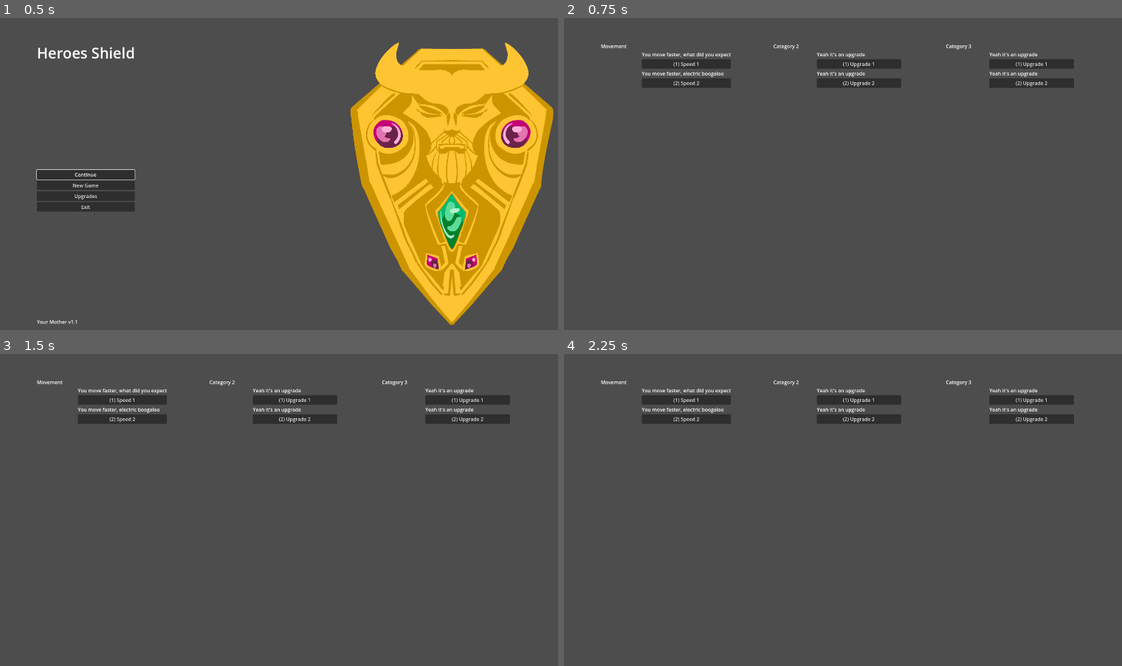
Above: before the commit, frames 1-4 (two rows, left to right).
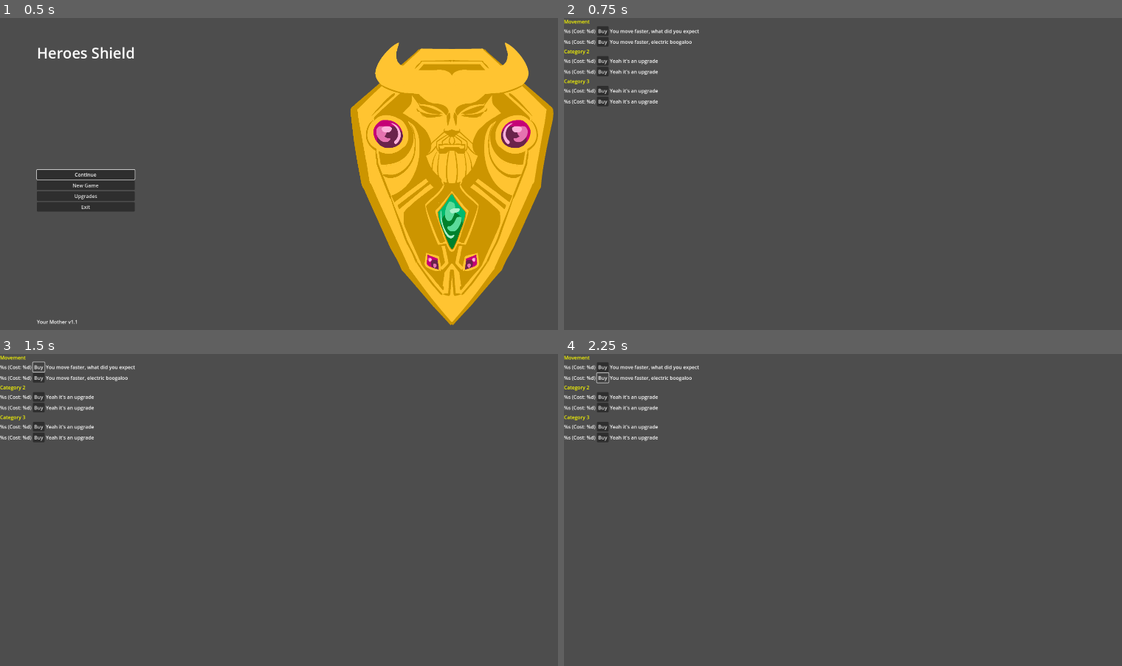
Above: after the commit, the same moments.

Repository: Cookie-Tin-Studios/Heroes-Shield
Game: Godot game, scene res://scenes/menu/main_menu.tscn
Two runs of this game, one before a commit and one after it. Both use one fixed random seed, a clock stepped at 60 frames per second and the inputs below.
Inputs (mouse positions are in pixels of both pictures, inside the frame that each line leads up to):
- Up to frame 1 (0.5 s): no input
- Up to frame 2 (0.75 s): click "Upgrades" at 0.5 s
- Up to frame 3 (1.5 s): click (39, 366) at 1.25 s, where only the run after the commit has a clickable "Buy"
- Up to frame 4 (2.25 s): click (603, 378) at 2 s, where only the run after the commit has a clickable "Buy"

Frame 1 is identical in both runs. In frame 2, 4.2% of the frame differs, in the area x 0-92%, y 0-29%; in frame 3, 4.2%; in frame 4, 4.2%.

Commit message:
add an upgrade menu but the buttons work

Diff:
--- a/scenes/menu/upgrade_menu.tscn
+++ b/scenes/menu/upgrade_menu.tscn
@@ -1,22 +1,27 @@
 [gd_scene load_steps=2 format=3 uid="uid://c5k61upu1w732"]
 
-[ext_resource type="Script" path="res://scripts/menu/upgrade_menu.gd" id="1_vg5cv"]
+[ext_resource type="Script" path="res://scripts/menu/upgrade_menu2.gd" id="1_p3ykw"]
 
-[node name="CanvasLayer" type="CanvasLayer"]
-
-[node name="upgrade_menu" type="MarginContainer" parent="."]
-process_mode = 3
+[node name="UpgradesMenu" type="Control"]
+layout_direction = 1
+layout_mode = 3
 anchors_preset = 15
 anchor_right = 1.0
 anchor_bottom = 1.0
 grow_horizontal = 2
 grow_vertical = 2
-theme_override_constants/margin_left = 120
-theme_override_constants/margin_top = 80
-theme_override_constants/margin_right = 120
-theme_override_constants/margin_bottom = 80
-script = ExtResource("1_vg5cv")
+script = ExtResource("1_p3ykw")
 
-[node name="upgrade_columns" type="HBoxContainer" parent="upgrade_menu"]
-process_mode = 2
+[node name="MarginContainer" type="MarginContainer" parent="."]
+layout_mode = 1
+anchors_preset = 15
+anchor_right = 1.0
+anchor_bottom = 1.0
+grow_horizontal = 2
+grow_vertical = 2
+
+[node name="ScrollContainer" type="ScrollContainer" parent="MarginContainer"]
 layout_mode = 2
+
+[node name="CategoriesContainer" type="VBoxContainer" parent="MarginContainer/ScrollContainer"]
+layout_mode = 2
--- a/scenes/menu/upgrades/upgrade.tscn
+++ /dev/null
@@ -1,18 +0,0 @@
-[gd_scene load_steps=2 format=3 uid="uid://ox17rvpdjx8f"]
-
-[ext_resource type="Script" path="res://scripts/menu/upgrades/upgrade_scene.gd" id="1_8siof"]
-
-[node name="VBoxContainer" type="VBoxContainer"]
-offset_right = 40.0
-offset_bottom = 40.0
-script = ExtResource("1_8siof")
-
-[node name="description" type="Label" parent="."]
-layout_mode = 2
-text = "Description here"
-
-[node name="upgrade" type="Button" parent="."]
-layout_mode = 2
-text = "(0) Upgrade"
-
-[connection signal="pressed" from="upgrade" to="." method="_on_click"]
--- a/scenes/menu/upgrades/upgrade_category.tscn
+++ /dev/null
@@ -1,32 +0,0 @@
-[gd_scene load_steps=3 format=3 uid="uid://dbkjudy4owshk"]
-
-[ext_resource type="Script" path="res://scripts/menu/upgrades/upgrade_category_scene.gd" id="1_hwyda"]
-
-[sub_resource type="Theme" id="Theme_8wsts"]
-
-[node name="VBoxContainer" type="VBoxContainer"]
-size_flags_horizontal = 3
-script = ExtResource("1_hwyda")
-
-[node name="Category Name" type="Label" parent="."]
-layout_mode = 2
-text = "Upgrade Category"
-
-[node name="HBoxContainer" type="HBoxContainer" parent="."]
-layout_mode = 2
-size_flags_vertical = 3
-theme = SubResource("Theme_8wsts")
-
-[node name="Spacer1" type="BoxContainer" parent="HBoxContainer"]
-layout_mode = 2
-size_flags_horizontal = 3
-
-[node name="upgrade_list" type="VBoxContainer" parent="HBoxContainer"]
-layout_mode = 2
-size_flags_horizontal = 3
-size_flags_vertical = 3
-size_flags_stretch_ratio = 2.0
-
-[node name="Spacer2" type="BoxContainer" parent="HBoxContainer"]
-layout_mode = 2
-size_flags_horizontal = 3
--- a/scripts/globals.gd
+++ b/scripts/globals.gd
@@ -38,18 +38,57 @@
 func add_progress(amount: int) -> void:
 	level_progress += amount
 
-var upgrades = [
-	UpgradeCategory.new_upgrade_category_scene("Movement", [
-		Upgrade.new_upgrade_scene("Speed 1", "You move faster, what did you expect", 1),
-		Upgrade.new_upgrade_scene("Speed 2", "You move faster, electric boogaloo", 2)
-	]),
-	UpgradeCategory.new_upgrade_category_scene("Category 2", [
-		Upgrade.new_upgrade_scene("Upgrade 1", "Yeah it's an upgrade", 1),
-		Upgrade.new_upgrade_scene("Upgrade 2", "Yeah it's an upgrade", 2)
-	]),
-	UpgradeCategory.new_upgrade_category_scene("Category 3", [
-		Upgrade.new_upgrade_scene("Upgrade 1", "Yeah it's an upgrade", 1),
-		Upgrade.new_upgrade_scene("Upgrade 2", "Yeah it's an upgrade", 2)
-	])
+
+var all_upgrades = [
+	{
+		"category_name": "Movement",
+		"category_upgrades": [
+			{
+				"upgrade_name": "Speed 1",
+				"desc": "You move faster, what did you expect",
+				"cost": 1,
+			},
+			{
+				"upgrade_name": "Speed 2",
+				"desc": "You move faster, electric boogaloo",
+				"cost": 2,
+			},
+		],
+	},
+	{
+		"category_name": "Category 2",
+		"category_upgrades": [
+			{
+				"upgrade_name": "Upgrade 1",
+				"desc": "Yeah it's an upgrade",
+				"cost": 1,
+			},
+			{
+				"upgrade_name": "Upgrade 2",
+				"desc": "Yeah it's an upgrade",
+				"cost": 2,
+			},
+		],
+	},
+	{
+		"category_name": "Category 3",
+		"category_upgrades": [
+			{
+				"upgrade_name": "Upgrade 3",
+				"desc": "Yeah it's an upgrade",
+				"cost": 1,
+			},
+			{
+				"upgrade_name": "Upgrade 4",
+				"desc": "Yeah it's an upgrade",
+				"cost": 2,
+			},
+		],
+	}
 ]
-var active_upgrades: Array[Upgrade] = []
+
+var unlocked_upgrades = {
+	"Movement": [],
+	"Category 2": [],
+	"Category 3": []
+}
--- a/scripts/menu/upgrade_menu.gd
+++ /dev/null
@@ -1,20 +0,0 @@
-extends MarginContainer
-
-#@onready var upgrade_columns: HBoxContainer = $upgrade_columns
-@onready var upgrade_category = preload("res://scenes/menu/upgrades/upgrade_category.tscn")
-const MainMenu = preload("res://scenes/menu/main_menu.tscn")
-var upgrades = Globals.upgrades
-
-# Called when the node enters the scene tree for the first time.
-func _ready() -> void:
-	for category in upgrades:
-		category.purchased.connect(_on_upgrade_purchased)
-		$upgrade_columns.add_child(category)
-
-func _process(_delta) -> void:
-	if Input.is_action_pressed("ui_previous_menu"):
-		print_debug("going back to main menu")
-		get_tree().change_scene_to_packed(MainMenu)
-
-func _on_upgrade_purchased(upgrade: Upgrade) -> void:
-	Globals.active_upgrades.append(upgrade)
--- /dev/null
+++ b/scripts/menu/upgrade_menu2.gd
@@ -0,0 +1,75 @@
+extends Control
+
+var all_upgrades = Globals.all_upgrades
+var unlocked_upgrades = Globals.unlocked_upgrades
+
+@onready var categories_container: VBoxContainer = $MarginContainer/ScrollContainer/CategoriesContainer
+
+func _ready():
+	generate_upgrades_menu()
+
+func clear_container(container: Control) -> void:
+	for child in container.get_children():
+		child.queue_free()
+
+func generate_upgrades_menu():
+	clear_container(categories_container)
+
+	for category_data in all_upgrades:
+		var category_name = category_data.category_name
+		var category_upgrades = category_data.category_upgrades
+
+		# --- Create a category container ---
+		var cat_container = VBoxContainer.new()
+		cat_container.name = category_name
+
+		# --- Category label ---
+		var cat_label = Label.new()
+		cat_label.text = category_name
+		cat_label.add_theme_color_override("font_color", Color.YELLOW)  # example customization
+		cat_container.add_child(cat_label)
+
+		# For each upgrade in this category
+		for upgrade_data in category_upgrades:
+			var upgrade_name = upgrade_data.upgrade_name
+			var desc = upgrade_data.desc
+			var cost = upgrade_data.cost
+
+			# --- Create a container for the upgrade itself ---
+			var upgrade_container = HBoxContainer.new()
+
+			# --- Upgrade name label ---
+			var upgrade_label = Label.new()
+			upgrade_label.text = "%s (Cost: %d)".format([upgrade_name, cost])
+			upgrade_container.add_child(upgrade_label)
+
+			# --- Button for purchasing ---
+			var buy_button = Button.new()
+			buy_button.text = "Buy"
+			buy_button.connect("pressed", Callable(self, "_on_buy_pressed").bind(category_name, upgrade_name))
+			upgrade_container.add_child(buy_button)
+
+			# --- Optional description label ---
+			var desc_label = Label.new()
+			desc_label.text = desc
+			upgrade_container.add_child(desc_label)
+
+			# Add this upgrade_container to the category container
+			cat_container.add_child(upgrade_container)
+
+		# Finally, add the category container to the main container
+		categories_container.add_child(cat_container)
+
+
+func _on_buy_pressed(category_name: String, upgrade_name: String) -> void:
+	# This function is called when the user clicks the "Buy" button for a certain upgrade.
+	# Check if it’s already unlocked or if the player can afford it, etc.
+	# For example, check currency, etc. Then mark it as unlocked.
+
+	var can_afford = true  # logic to see if the player has enough currency
+	if can_afford:
+		if upgrade_name not in unlocked_upgrades[category_name]:
+			unlocked_upgrades[category_name].append(upgrade_name)
+			print("Unlocked upgrade: ", upgrade_name, " in category: ", category_name)
+		else:
+			print("Already unlocked!")
--- a/scripts/menu/upgrades/types/movement_upgrade.gd
+++ /dev/null
@@ -1,9 +0,0 @@
-extends Upgrade
-
-class_name MovementUpgrade
-
-var buff_percent: float
-
-func _init(name: String, desc: String, cost: int, buff: float):
-	super(name, desc, cost)
-	buff_percent = buff
--- a/scripts/menu/upgrades/upgrade_category_scene.gd
+++ /dev/null
@@ -1,23 +0,0 @@
-class_name UpgradeCategory
-extends Control
-
-signal purchased(Upgrade)
-var Name: String
-var Upgrades: Array[Upgrade]
-const UPGRADE_CATEGORY = preload("res://scenes/menu/upgrades/upgrade_category.tscn")
-
-static func new_upgrade_category_scene(name: String, upgrades: Array[Upgrade]) -> UpgradeCategory:
-	var new_category = UPGRADE_CATEGORY.instantiate()
-	new_category.Name = name
-	new_category.Upgrades = upgrades
-	return new_category
-
-
-func _ready() -> void:
-	$"Category Name".text = Name
-	for upgrade in Upgrades:
-		$HBoxContainer/upgrade_list.add_child(upgrade)
-		upgrade.purchased.connect(_on_upgrade_purchased)
-
-func _on_upgrade_purchased(upgrade: Upgrade) -> void:
-	purchased.emit(upgrade)
--- a/scripts/menu/upgrades/upgrade_scene.gd
+++ /dev/null
@@ -1,30 +0,0 @@
-class_name Upgrade
-extends VBoxContainer
-
-@onready var description: Label = $description
-@onready var upgrade_button: Button = $upgrade
-const UPGRADE = preload("res://scenes/menu/upgrades/upgrade.tscn")
-
-# === Data Structure ===
-signal purchased(Upgrade)
-var Name: String
-var Description: String
-var Cost: int
-
-static func new_upgrade_scene(name: String, desc: String, cost: int) -> Upgrade:
-	var new_upgrade = UPGRADE.instantiate()
-	new_upgrade.Name = name
-	new_upgrade.Description = desc
-	new_upgrade.Cost = cost
-	return new_upgrade
-
-# === Scene Methods ===
-func _ready() -> void:
-	upgrade_button.text = "(%s) %s" % [Cost, Name]
-	description.text = Description
-
-func _on_click() -> void:
-	print_debug("purchasing upgrade")
-	purchased.emit(self)
-	# TODO: Coin Balance check
-	# TODO: Coin Balance subtract
